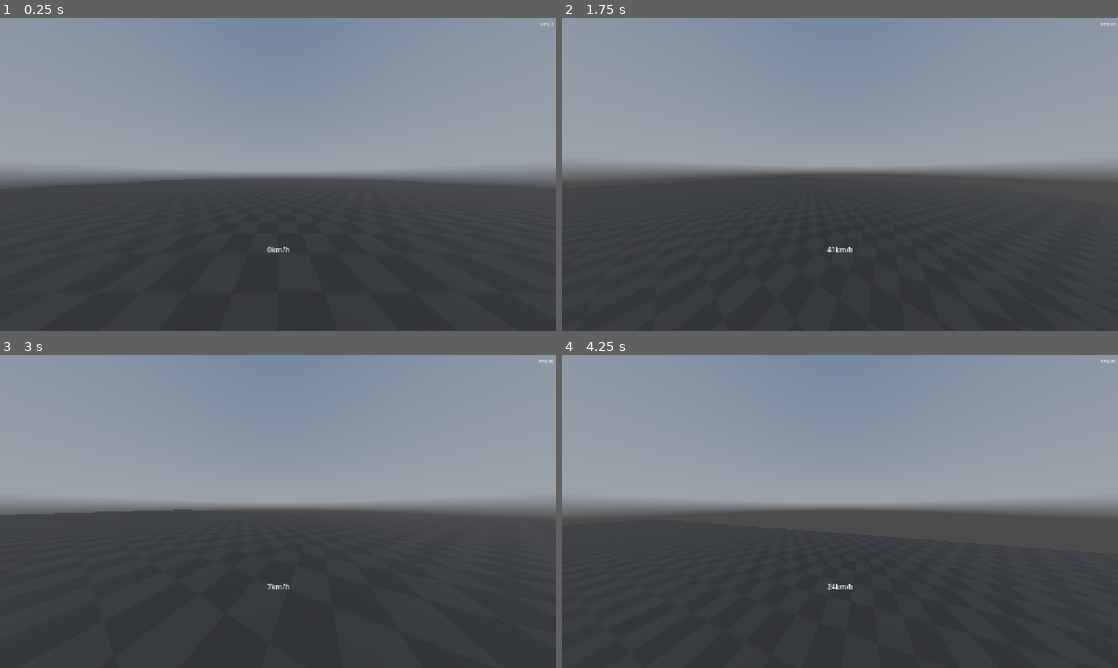
Above: before the commit, frames 1-4 (two rows, left to right).
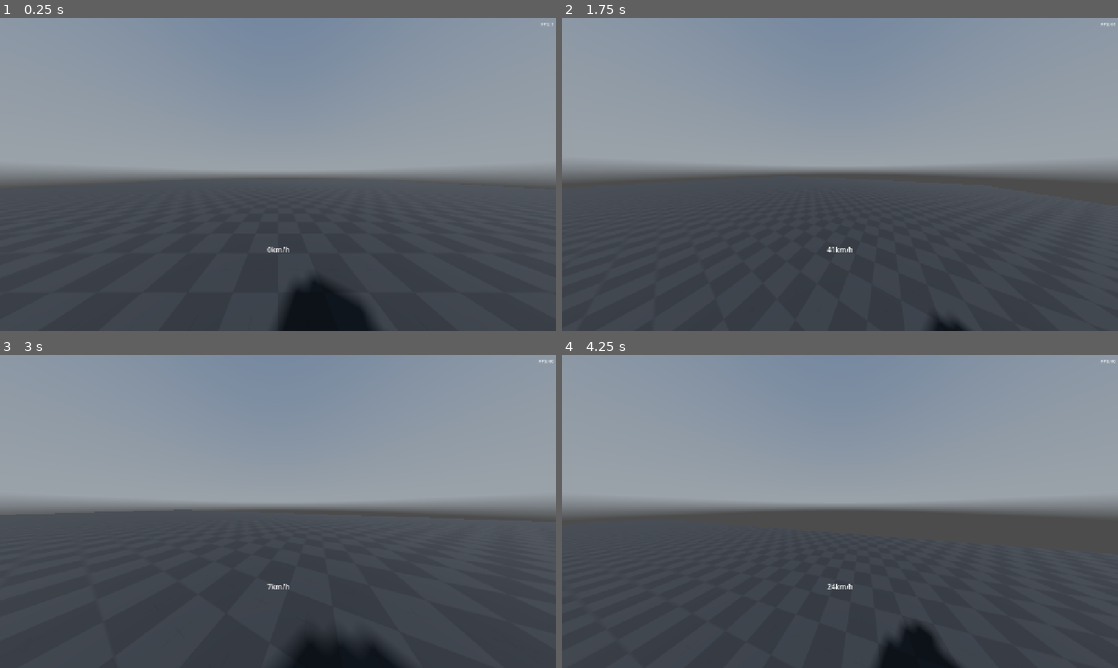
Above: after the commit, the same moments.

Repository: Jeliciousz/movement-game
Game: Godot game, scene res://scenes/world.tscn
Two runs of this game, one before a commit and one after it. Both use one fixed random seed, a clock stepped at 60 frames per second and the inputs below. A sky picture missing from this copy of the repository is replaced by a grey-blue gradient.
Inputs (mouse positions are in pixels of both pictures, inside the frame that each line leads up to):
- Up to frame 1 (0.25 s): no input
- Up to frame 2 (1.75 s): tap Enter at 0.5 s; move the mouse to (962, 158) at 0.52 s; hold D (right) 0.53-1.28 s; tap Shift (crouch) at 0.6, 1.35 s; click (962, 158) at 0.67 s; tap Space (jump) at 0.77, 1.52 s; move the mouse to (812, 174) at 1.27 s; hold W (forward) from 1.28 s (still down)
- Up to frame 3 (3 s): keep holding W (forward); move the mouse to (289, 505) at 2.02 s; tap Ctrl (sprint) at 2.1 s; tap Shift (crouch) at 2.3, 2.85 s; move the mouse to (272, 517) at 2.77 s; click (272, 517) at 2.92 s
- Up to frame 4 (4.25 s): keep holding W (forward); tap Space (jump) at 3.02, 3.77 s; move the mouse to (878, 514) at 3.52 s; tap Shift (crouch) at 3.6 s

The runs differ from the first frame. In frame 1, 1.8% of the frame differs, in the area x 50-68%, y 83-100%; in frame 2, 0.1%; in frame 3, 1.3%; in frame 4, 1.1%.

Commit message:
add player mesh

Diff:
--- a/scenes/player.tscn
+++ b/scenes/player.tscn
@@ -15,6 +15,10 @@
 radius = 0.4
 height = 1.6
 
+[sub_resource type="CapsuleMesh" id="CapsuleMesh_y4r1p"]
+radius = 0.4
+height = 1.6
+
 [node name="Player" type="CharacterBody3D"]
 process_physics_priority = 1
 wall_min_slide_angle = 0.0872665
@@ -22,9 +26,13 @@
 floor_constant_speed = true
 script = ExtResource("1_3vyb7")
 
-[node name="CollisionShape3D" type="CollisionShape3D" parent="."]
+[node name="CollisionShape" type="CollisionShape3D" parent="."]
 transform = Transform3D(1, 0, 0, 0, 1, 0, 0, 0, 1, 0, 0.8, 0)
 shape = SubResource("CapsuleShape3D_e5uuo")
+
+[node name="MeshInstance" type="MeshInstance3D" parent="."]
+transform = Transform3D(1, 0, 0, 0, 1, 0, 0, 0, 1, 0, 0.8, 0)
+mesh = SubResource("CapsuleMesh_y4r1p")
 
 [node name="Head" type="Node3D" parent="."]
 transform = Transform3D(1, 0, 0, 0, 1, 0, 0, 0, 1, 0, 1.3, 0)
@@ -59,14 +67,14 @@
 script = ExtResource("7_ur7pv")
 player = NodePath("../..")
 head = NodePath("../../Head")
-collision_shape = NodePath("../../CollisionShape3D")
+collision_shape = NodePath("../../CollisionShape")
 metadata/_custom_type_script = "uid://wx6d0ggtlpd6"
 
 [node name="PlayerSliding" type="Node" parent="StateMachine" node_paths=PackedStringArray("player", "head", "collision_shape")]
 script = ExtResource("8_y4r1p")
 player = NodePath("../..")
 head = NodePath("../../Head")
-collision_shape = NodePath("../../CollisionShape3D")
+collision_shape = NodePath("../../CollisionShape")
 metadata/_custom_type_script = "uid://wx6d0ggtlpd6"
 
 [node name="Hud" type="Control" parent="."]
--- a/scenes/world.tscn
+++ b/scenes/world.tscn
@@ -28,6 +28,7 @@
 
 [node name="Sun" type="DirectionalLight3D" parent="."]
 transform = Transform3D(0.847465, 0.401876, -0.346841, 1.06083e-08, 0.653368, 0.757041, 0.530851, -0.641566, 0.553706, 0, 0, 0)
+shadow_enabled = true
 
 [node name="WorldEnvironment" type="WorldEnvironment" parent="."]
 environment = ExtResource("2_4wyf3")
--- a/scripts/player/player.gd
+++ b/scripts/player/player.gd
@@ -91,7 +91,10 @@
 
 
 @onready var head: Node3D = $Head
-@onready var standing_height: float = $CollisionShape3D.shape.height
+@onready var mesh: Node3D = $MeshInstance
+@onready var standing_mesh_y: float = $MeshInstance.position.y
+@onready var standing_head_y: float = $Head.position.y
+@onready var standing_height: float = $CollisionShape.shape.height
 
 
 var input_axis: Vector2 = Vector2.ZERO
@@ -187,7 +190,9 @@
 	jump_action_timer += delta
 	crouch_action_timer += delta
 
-	head.position.y = lerpf(1.3, 1.3 * crouch_height_multiplier, clampf(crouch_timer / crouch_transition_time, 0, 1))
+	mesh.mesh.height = lerpf(standing_height, standing_height * crouch_height_multiplier, clampf(crouch_timer / crouch_transition_time, 0, 1))
+	mesh.position.y = lerpf(standing_mesh_y, standing_mesh_y * crouch_height_multiplier, clampf(crouch_timer / crouch_transition_time, 0, 1))
+	head.position.y = lerpf(standing_head_y, standing_head_y * crouch_height_multiplier, clampf(crouch_timer / crouch_transition_time, 0, 1))
 
 
 func _physics_process(delta: float) -> void:
Not shown: 1 places in scenes/player.tscn that only renumber resources
